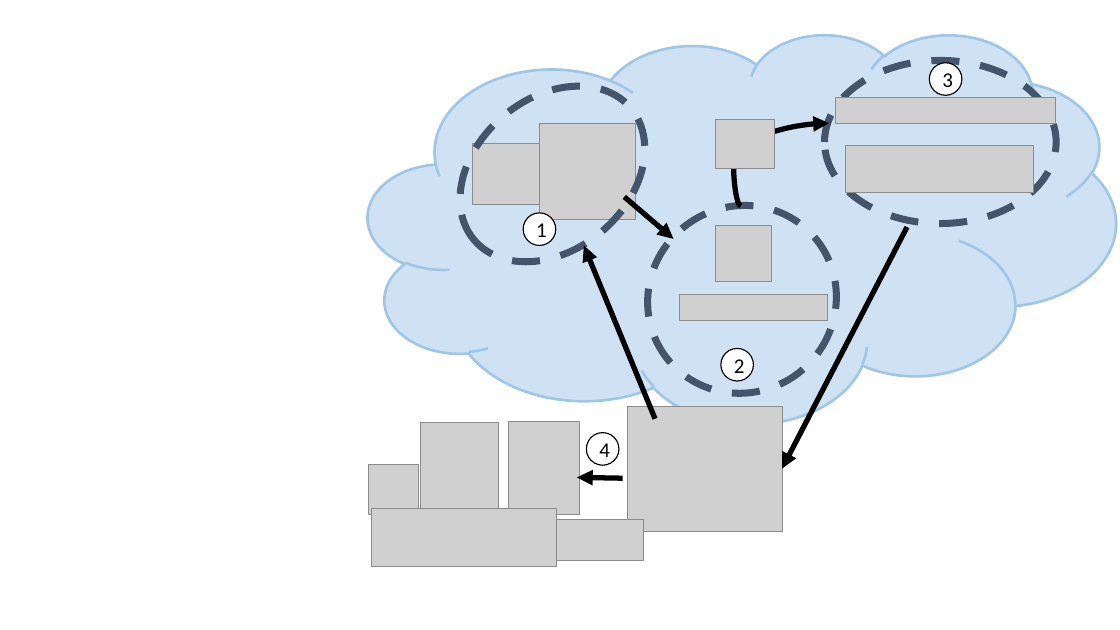
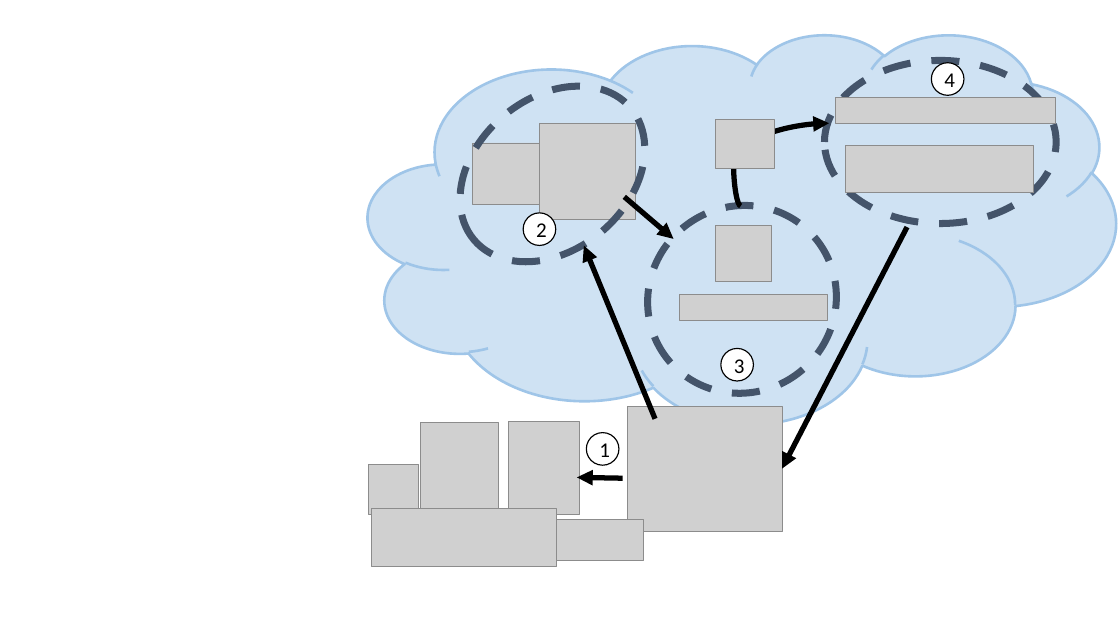
Before and after one commit to systemslab/popper-paper, a slide deck: slide 1 of paper/figures/ossmodelv2.pptx. Drawn at 1120x630 pixels with LibreOffice and Linux fonts; fonts in the diff are those of the drawing; grey boxes stand for pictures. Boxes give left, top, right and bottom in pixels: in the first picture for what was removed or moved away, otherwise in the second. Text is boxed around its words. In the diff, an @@ line names an element or a change of style, - is before the commit and + after.

```diff
--- a/paper/figures/ossmodelv2.pptx
+++ b/paper/figures/ossmodelv2.pptx
@@ text in ellipse at (x1=944, y1=73, x2=955, y2=87): text changed @@
-3
+4
@@ text in ellipse at (x1=536, y1=223, x2=547, y2=244): text changed @@
-1
+2
@@ text in ellipse at (x1=734, y1=359, x2=745, y2=379): text changed @@
-2
+3
@@ text in ellipse at (x1=599, y1=443, x2=610, y2=457): text changed @@
-4
+1
```
Also in this commit, not shown: 4 other files.
